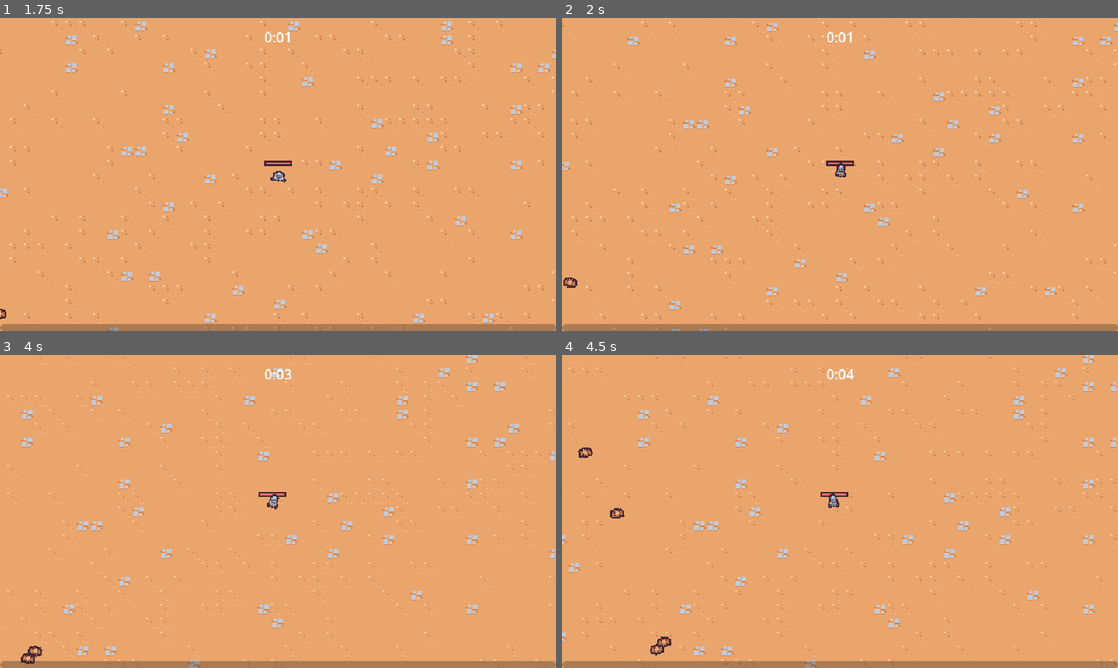
Above: before the commit, frames 1-4 (two rows, left to right).
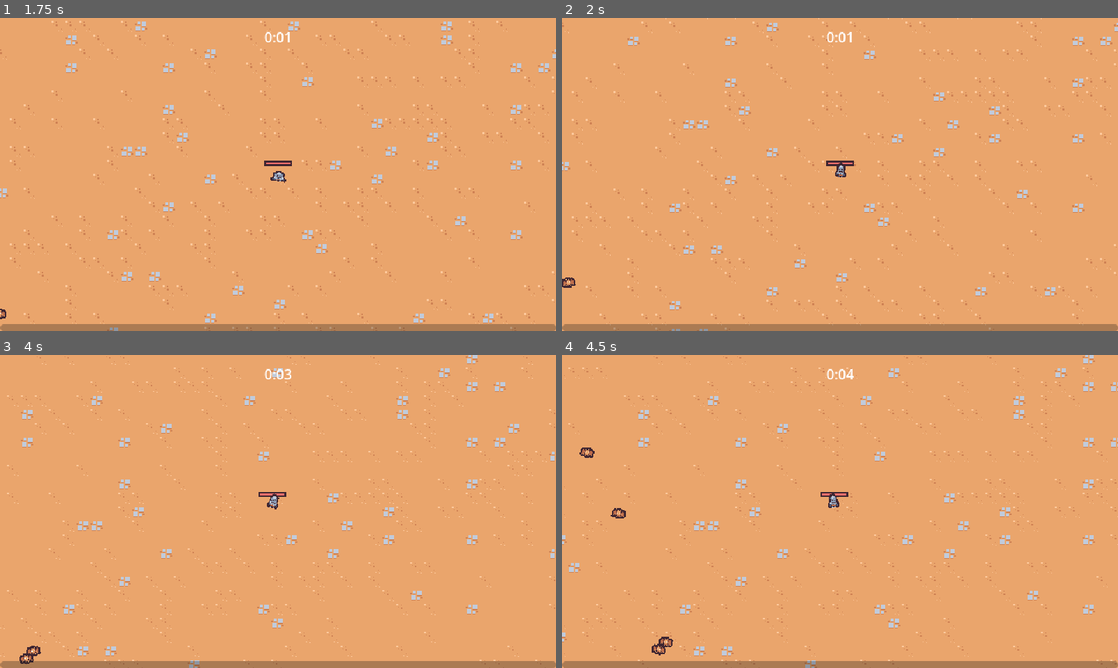
Above: after the commit, the same moments.

Repository: Osama-cs/GameDevPractise
Game: Godot game, scene res://scenes/main/main.tscn
Same seed, same stepped clock (60 frames per second), same inputs: the game is played once before the commit and once after it.
Inputs (mouse positions are in pixels of both pictures, inside the frame that each line leads up to):
- Up to frame 1 (1.75 s): move the mouse to (400, 158) at 0.52 s; press the mouse at (400, 158) at 0.53 s; hold D (move_right) 0.53-1.28 s; move the mouse to (166, 190) at 1.27 s; release the mouse at (166, 190) at 1.28 s; hold S (move_down) from 1.28 s (still down); click (166, 190) at 1.35 s
- Up to frame 2 (2 s): keep holding S (move_down)
- Up to frame 3 (4 s): move the mouse to (333, 442) at 2.02 s; release S (move_down) at 2.03 s; press the mouse at (333, 442) at 2.03 s; hold D (move_right) 2.03-2.78 s; move the mouse to (250, 574) at 2.77 s; release the mouse at (250, 574) at 2.78 s; hold W (move_up) 2.78-3.53 s; click (250, 574) at 2.85 s; move the mouse to (444, 558) at 3.52 s; press the mouse at (444, 558) at 3.53 s; hold A (move_left) from 3.53 s (still down)
- Up to frame 4 (4.5 s): keep holding A (move_left); move the mouse to (673, 464) at 4.27 s; release the mouse at (673, 464) at 4.28 s; click (673, 464) at 4.35 s

Frame 1 is identical in both runs. In frame 2, less than 0.1% of the frame differs, in the area x 0-3%, y 82-87%; in frame 3, less than 0.1%; in frame 4, 0.2%, in the area x 2-20%, y 29-96%.

Commit message:
Linked the death animation to the enemy.

Diff:
--- /dev/null
+++ b/scenes/component/death_component.gd
@@ -0,0 +1,22 @@
+extends Node2D
+
+@export var health_component: Node
+@export var sprite: Sprite2D
+
+func _ready():
+	$GPUParticles2D.texture = sprite.texture
+	health_component.died.connect(on_died)
+
+
+func on_died():
+	if owner == null || not owner is Node2D:
+		return
+
+	var spawn_postion = owner.global_position
+
+	var entities = get_tree().get_first_node_in_group("entities_layer")
+	get_parent().remove_child(self)
+	entities.add_child(self)
+
+	global_position = spawn_postion
+	$AnimationPlayer.play("default")
--- a/scenes/component/death_component.tscn
+++ b/scenes/component/death_component.tscn
@@ -1,6 +1,22 @@
-[gd_scene load_steps=8 format=3 uid="uid://bjgplmjaixofw"]
+[gd_scene load_steps=9 format=3 uid="uid://bjgplmjaixofw"]
 
+[ext_resource type="Script" path="res://scenes/component/death_component.gd" id="1_frf2u"]
 [ext_resource type="Texture2D" uid="uid://dct10bdhv4jdo" path="res://scenes/game_object/basic_enemy/basic_enemy.png" id="1_j6nmy"]
+
+[sub_resource type="Animation" id="Animation_ngqbu"]
+length = 0.001
+tracks/0/type = "value"
+tracks/0/imported = false
+tracks/0/enabled = true
+tracks/0/path = NodePath("GPUParticles2D:emitting")
+tracks/0/interp = 1
+tracks/0/loop_wrap = true
+tracks/0/keys = {
+"times": PackedFloat32Array(0),
+"transitions": PackedFloat32Array(1),
+"update": 1,
+"values": [false]
+}
 
 [sub_resource type="Animation" id="Animation_qfc7a"]
 resource_name = "default"
@@ -31,21 +47,6 @@
 }]
 }
 
-[sub_resource type="Animation" id="Animation_ngqbu"]
-length = 0.001
-tracks/0/type = "value"
-tracks/0/imported = false
-tracks/0/enabled = true
-tracks/0/path = NodePath("GPUParticles2D:emitting")
-tracks/0/interp = 1
-tracks/0/loop_wrap = true
-tracks/0/keys = {
-"times": PackedFloat32Array(0),
-"transitions": PackedFloat32Array(1),
-"update": 1,
-"values": [false]
-}
-
 [sub_resource type="AnimationLibrary" id="AnimationLibrary_2a6st"]
 _data = {
 "RESET": SubResource("Animation_ngqbu"),
@@ -71,6 +72,7 @@
 scale_curve = SubResource("CurveTexture_i0t5e")
 
 [node name="DeathComponent" type="Node2D"]
+script = ExtResource("1_frf2u")
 
 [node name="AnimationPlayer" type="AnimationPlayer" parent="."]
 libraries = {
@@ -82,7 +84,7 @@
 amount = 1
 process_material = SubResource("ParticleProcessMaterial_btu1a")
 texture = ExtResource("1_j6nmy")
-lifetime = 0.6
+lifetime = 0.5
 one_shot = true
 speed_scale = 0.7
 fixed_fps = 0
--- a/scenes/game_object/basic_enemy/basic_enemy.gd
+++ b/scenes/game_object/basic_enemy/basic_enemy.gd
@@ -4,6 +4,7 @@
 const MAX_SPEED = 40
 
 @onready var health_component: HealthComponent = $HealthComponent
+@onready var visuals = $Visuals
 
 
 func _process(delta):
@@ -11,6 +12,10 @@
 	velocity = direction * MAX_SPEED
 	move_and_slide()
 
+	var move_sign = sign(velocity.x)
+	if move_sign != 0:
+		visuals.scale = Vector2(-move_sign, 1)
+
 
 func get_direction_to_player():
 	var player_node = get_tree().get_first_node_in_group("player") as Node2D
--- a/scenes/game_object/basic_enemy/basic_enemy.tscn
+++ b/scenes/game_object/basic_enemy/basic_enemy.tscn
@@ -1,10 +1,11 @@
-[gd_scene load_steps=11 format=3 uid="uid://demfmrdh6vcnj"]
+[gd_scene load_steps=12 format=3 uid="uid://demfmrdh6vcnj"]
 
 [ext_resource type="Texture2D" uid="uid://dct10bdhv4jdo" path="res://scenes/game_object/basic_enemy/basic_enemy.png" id="1_3ukm1"]
 [ext_resource type="Script" path="res://scenes/game_object/basic_enemy/basic_enemy.gd" id="1_qme3c"]
 [ext_resource type="PackedScene" uid="uid://bwfxrp0t0rmss" path="res://scenes/component/health_component.tscn" id="2_cyuah"]
 [ext_resource type="PackedScene" uid="uid://dmqf0w320m34r" path="res://scenes/component/vial_drop_component.tscn" id="3_omuwd"]
 [ext_resource type="PackedScene" uid="uid://bv0ffi0jje15y" path="res://scenes/component/hurtbox_component.tscn" id="4_h45uf"]
+[ext_resource type="PackedScene" uid="uid://bjgplmjaixofw" path="res://scenes/component/death_component.tscn" id="4_xkme5"]
 
 [sub_resource type="Animation" id="Animation_bg23m"]
 resource_name = "walk"
@@ -91,6 +92,10 @@
 [node name="VialDropComponent" parent="." node_paths=PackedStringArray("health_component") instance=ExtResource("3_omuwd")]
 health_component = NodePath("../HealthComponent")
 
+[node name="DeathComponent" parent="." node_paths=PackedStringArray("health_component", "sprite") instance=ExtResource("4_xkme5")]
+health_component = NodePath("../HealthComponent")
+sprite = NodePath("../Visuals/Sprite2D")
+
 [node name="HurtboxComponent" parent="." node_paths=PackedStringArray("health_component") instance=ExtResource("4_h45uf")]
 visible = false
 health_component = NodePath("../HealthComponent")
--- a/scenes/game_object/player/player.gd
+++ b/scenes/game_object/player/player.gd
@@ -39,9 +39,7 @@
 		animation_player.play("RESET")
 
 	var move_sign = sign(movement_vector.x)
-	if move_sign == 0:
-		visuals.scale = Vector2.ONE
-	else:
+	if move_sign != 0:
 		visuals.scale = Vector2(move_sign, 1)
 
 func get_movement_vector():
